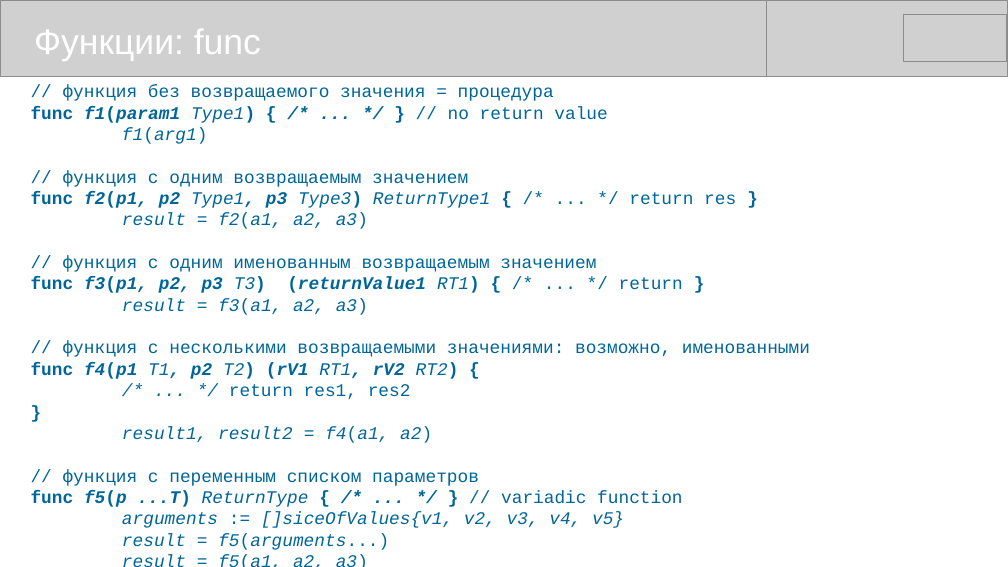
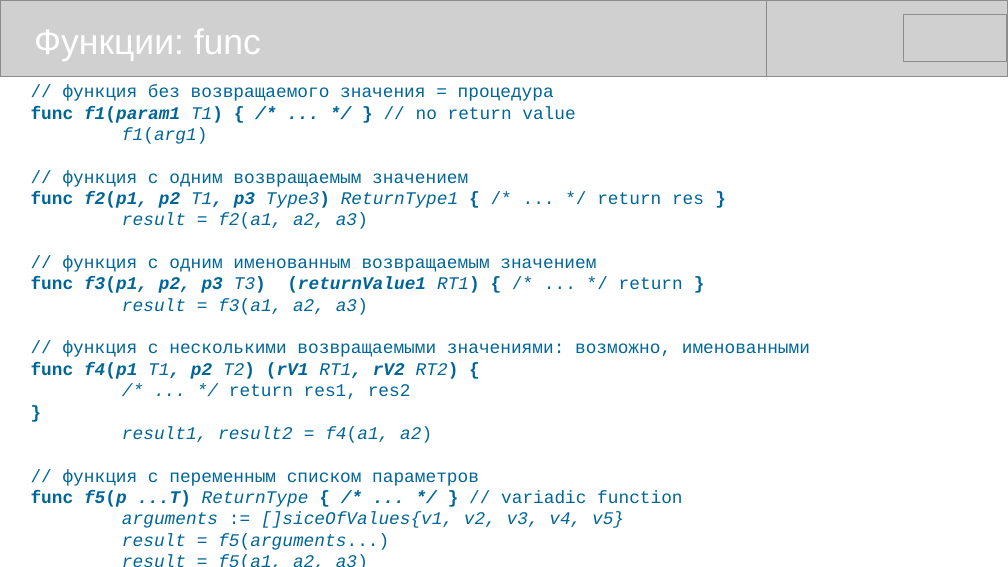
Before and after one commit to mike-shock/Go_language, a slide deck: slide 25 of Go_Review.odp. Drawn at 1008x567 pixels with LibreOffice and Linux fonts; fonts in the diff are those of the drawing; grey boxes stand for pictures. Boxes give left, top, right and bottom in pixels: in the first picture for what was removed or moved away, otherwise in the second. Text is boxed around its words. In the diff, an @@ line names an element or a change of style, - is before the commit and + after.

```diff
--- a/Go_Review.odp
+++ b/Go_Review.odp
@@ text at [31, 106, 575, 123]: text changed @@
-func f1(param1 Type1) { /* ... */ } // no return value
+func f1(param1 T1) { /* ... */ } // no return value
@@ text at [31, 192, 704, 208]: text changed @@
-func f2(p1, p2 Type1, p3 Type3) ReturnType1 { /* ... */ return res }
+func f2(p1, p2 T1, p3 Type3) ReturnType1 { /* ... */ return res }
```
Also in this commit, not shown: 4 other slides changed, 1 other file.
